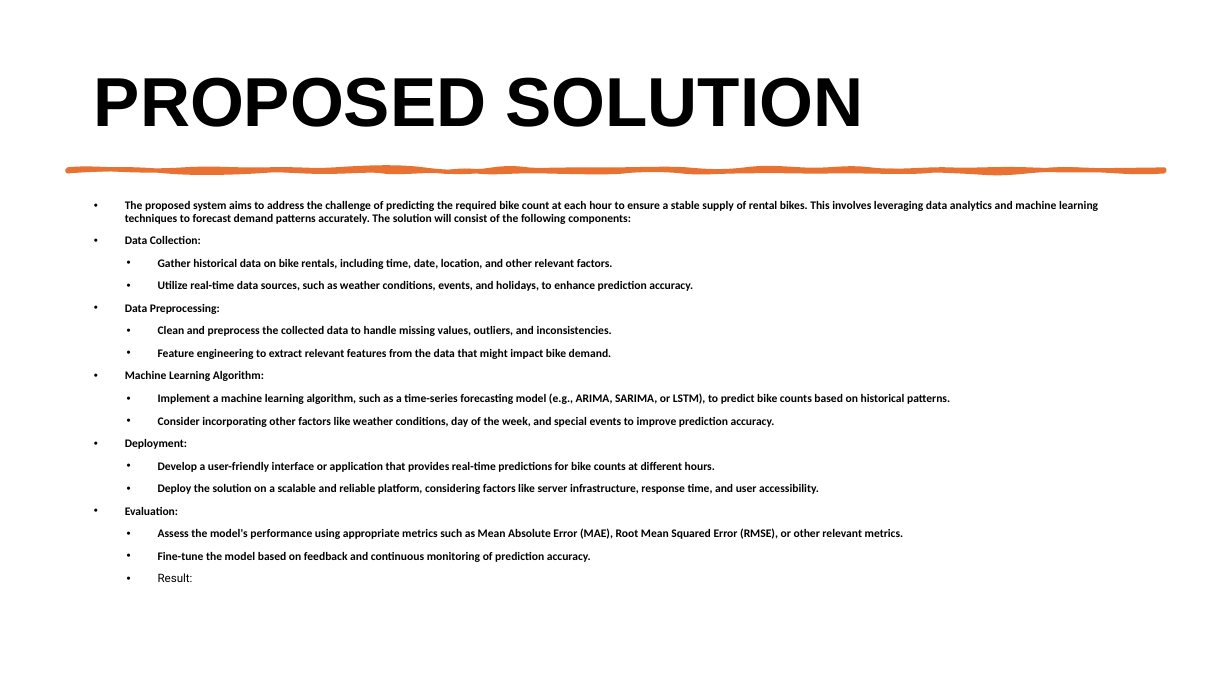
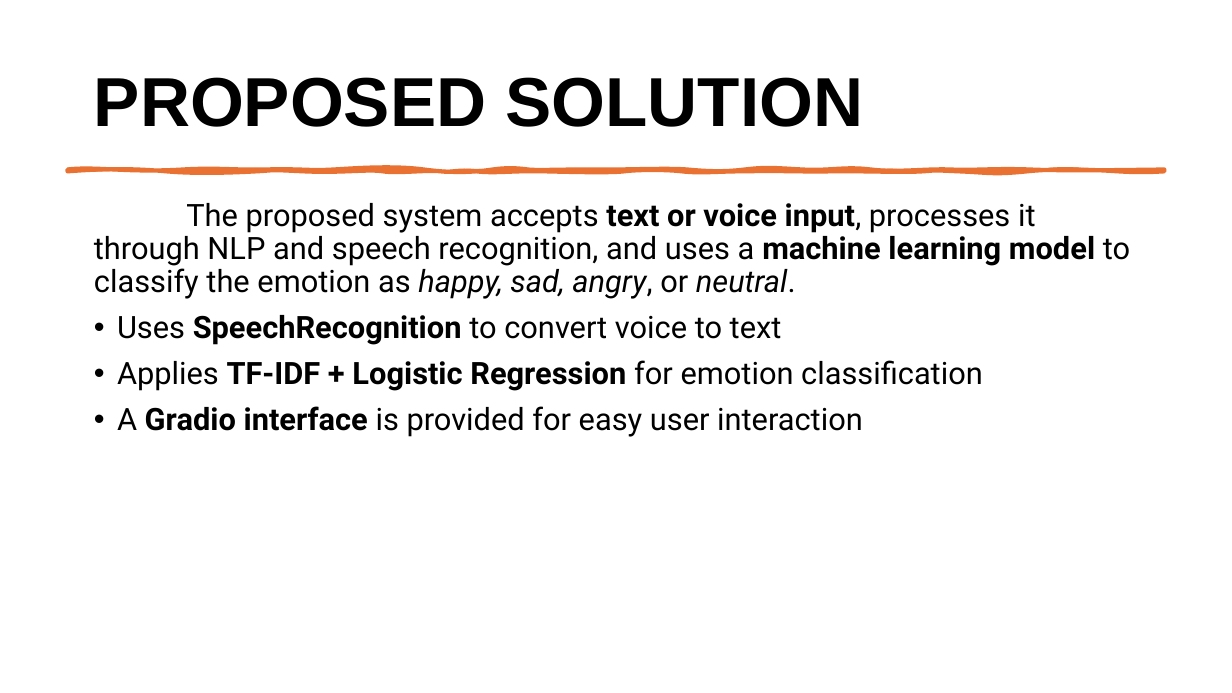
Before and after one commit to Rakshan1407/Edunet_Project, a slide deck: slide 4 of Project_ML.pptx. Drawn at 1232x693 pixels with LibreOffice and Linux fonts; fonts in the diff are those of the drawing. Boxes give left, top, right and bottom in pixels: in the first picture for what was removed or moved away, otherwise in the second. Text is boxed around its words. In the diff, an @@ line names an element or a change of style, - is before the commit and + after.

```diff
--- a/Project_ML.pptx
+++ b/Project_ML.pptx
@@ text at [94,203,1130,437]: text changed; size 9 to 24 pt; font Calibri to Roboto; bold off @@
-• The proposed system aims to address the challenge of predicting the required bike count at each hour to ensure a stable supply of rental bikes. This involves leveraging data analytics and machine learning techniques to forecast demand patterns accurately. The solution will consist of the following components:
-• Data Collection:
-  • Gather historical data on bike rentals, including time, date, location, and other relevant factors.
-  • Utilize real-time data sources, such as weather conditions, events, and holidays, to enhance prediction accuracy.
-• Data Preprocessing:
-  • Clean and preprocess the collected data to handle missing values, outliers, and inconsistencies.
-  • Feature engineering to extract relevant features from the data that might impact bike demand.
-• Machine Learning Algorithm:
-  • Implement a machine learning algorithm, such as a time-series forecasting model (e.g., ARIMA, SARIMA, or LSTM), to predict bike counts based on historical patterns.
-  • Consider incorporating other factors like weather conditions, day of the week, and special events to improve prediction accuracy.
-• Deployment:
-  • Develop a user-friendly interface or application that provides real-time predictions for bike counts at different hours.
-  • Deploy the solution on a scalable and reliable platform, considering factors like server infrastructure, response time, and user accessibility.
-• Evaluation:
-  • Assess the model's performance using appropriate metrics such as Mean Absolute Error (MAE), Root Mean Squared Error (RMSE), or other relevant metrics.
-  • Fine-tune the model based on feedback and continuous monitoring of prediction accuracy.
-  • Result:
+The proposed system accepts text or voice input, processes it through NLP and speech recognition, and uses a machine learning model to classify the emotion as happy, sad, angry, or neutral.
+• Uses SpeechRecognition to convert voice to text
+• Applies TF-IDF + Logistic Regression for emotion classification
+• A Gradio interface is provided for easy user interaction
```
Also in this commit, not shown: 6 other slides changed, 2 slides added, 2 slides removed.
